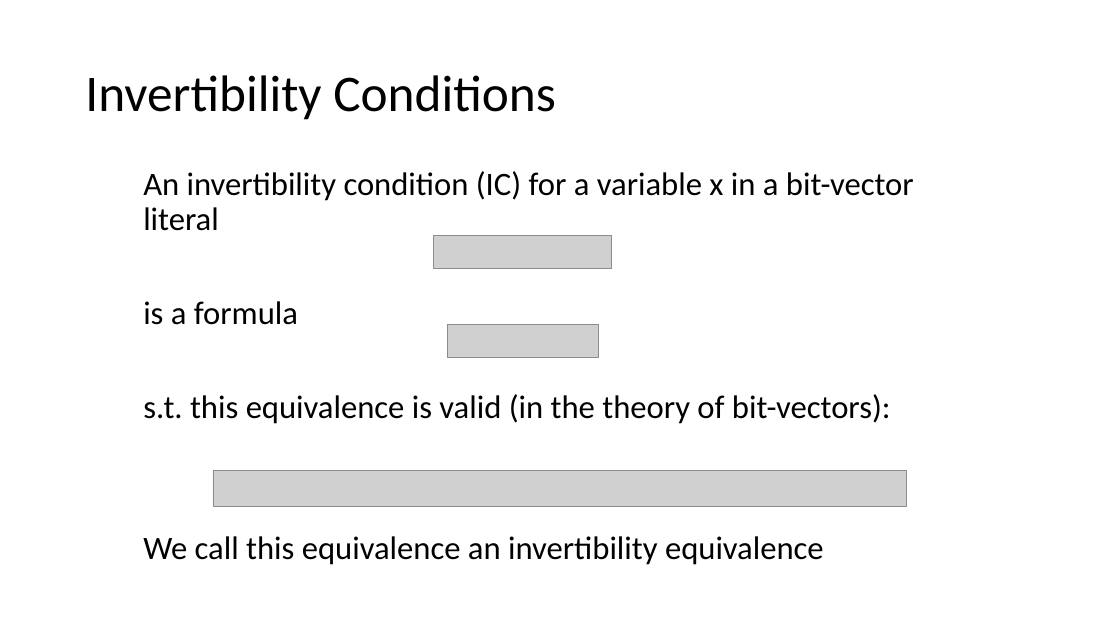
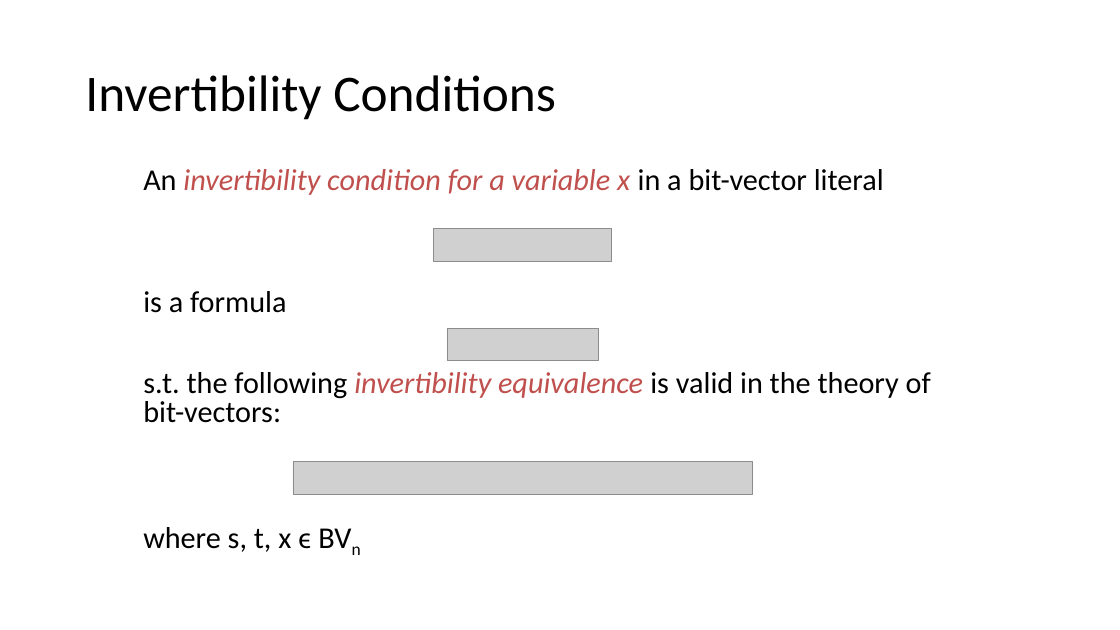
Before and after one commit to arjunvish/pxtp2019presentation, a slide deck: slide 5 of Presentation.pptx (slide 4 before the commit). Drawn at 1120x630 pixels with LibreOffice and Linux fonts; fonts in the diff are those of the drawing; grey boxes stand for pictures. Boxes give left, top, right and bottom in pixels: in the first picture for what was removed or moved away, otherwise in the second. Text is boxed around its words. In the diff, an @@ line names an element or a change of style, - is before the commit and + after.

```diff
--- a/Presentation.pptx
+++ b/Presentation.pptx
@@ text at [143, 169, 884, 195]: text changed; size 28 to 25.9 pt; text colour #000000 to #C0504D; italic on @@
-An invertibility condition (IC) for a variable x in a bit-vector literal
+An invertibility condition for a variable x in a bit-vector literal
@@ picture: place and size @@
-picture at [434, 236, 612, 268]
+picture at [434, 229, 612, 260]
@@ text at [143, 291, 286, 313]: size 28 to 25.9 pt in "is a formula"; line spacing 0.9 to 0.8 @@
@@ picture: place and size @@
-picture at [447, 325, 598, 357]
+picture at [447, 329, 598, 360]
@@ text at [143, 372, 931, 552]: text changed; size 28 to 25.9 pt @@
-s.t. this equivalence is valid (in the theory of bit-vectors):
-We call this equivalence an invertibility equivalence
+s.t. the following invertibility equivalence is valid in the theory of bit-vectors:
+where s, t, x ϵ BVn
@@ picture removed at [213, 471, 907, 507] @@
@@ picture added at [293, 462, 753, 494] @@
```
Also in this commit, not shown: 15 other slides changed, 3 slides added, 1 other file.
